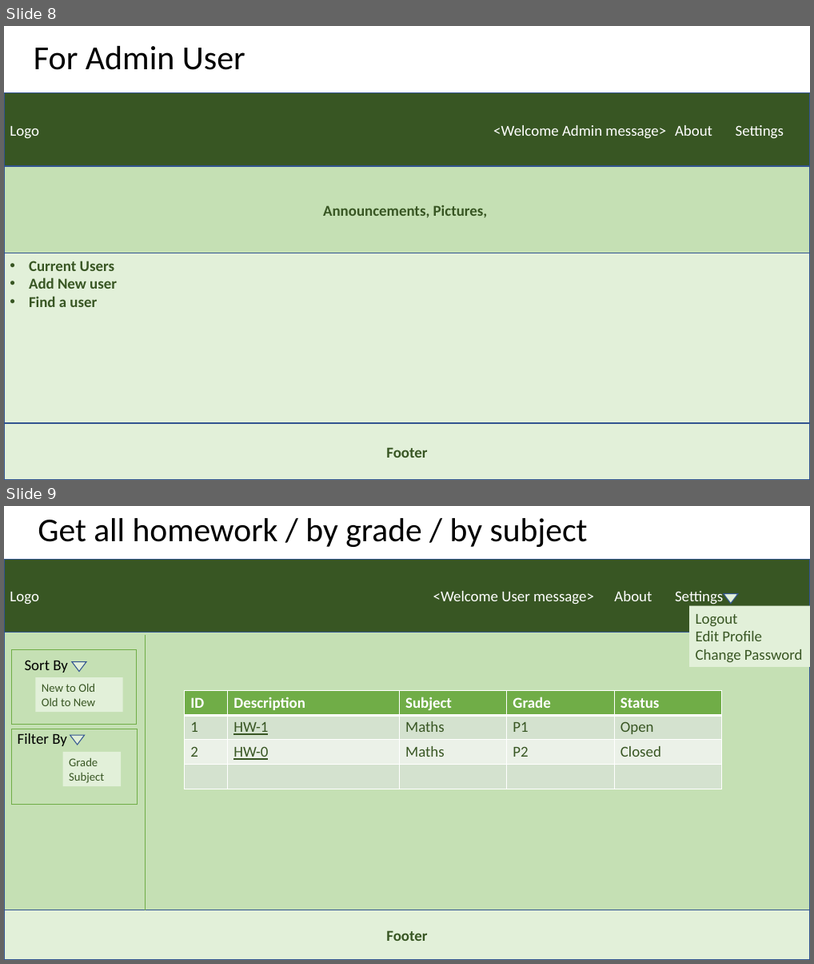
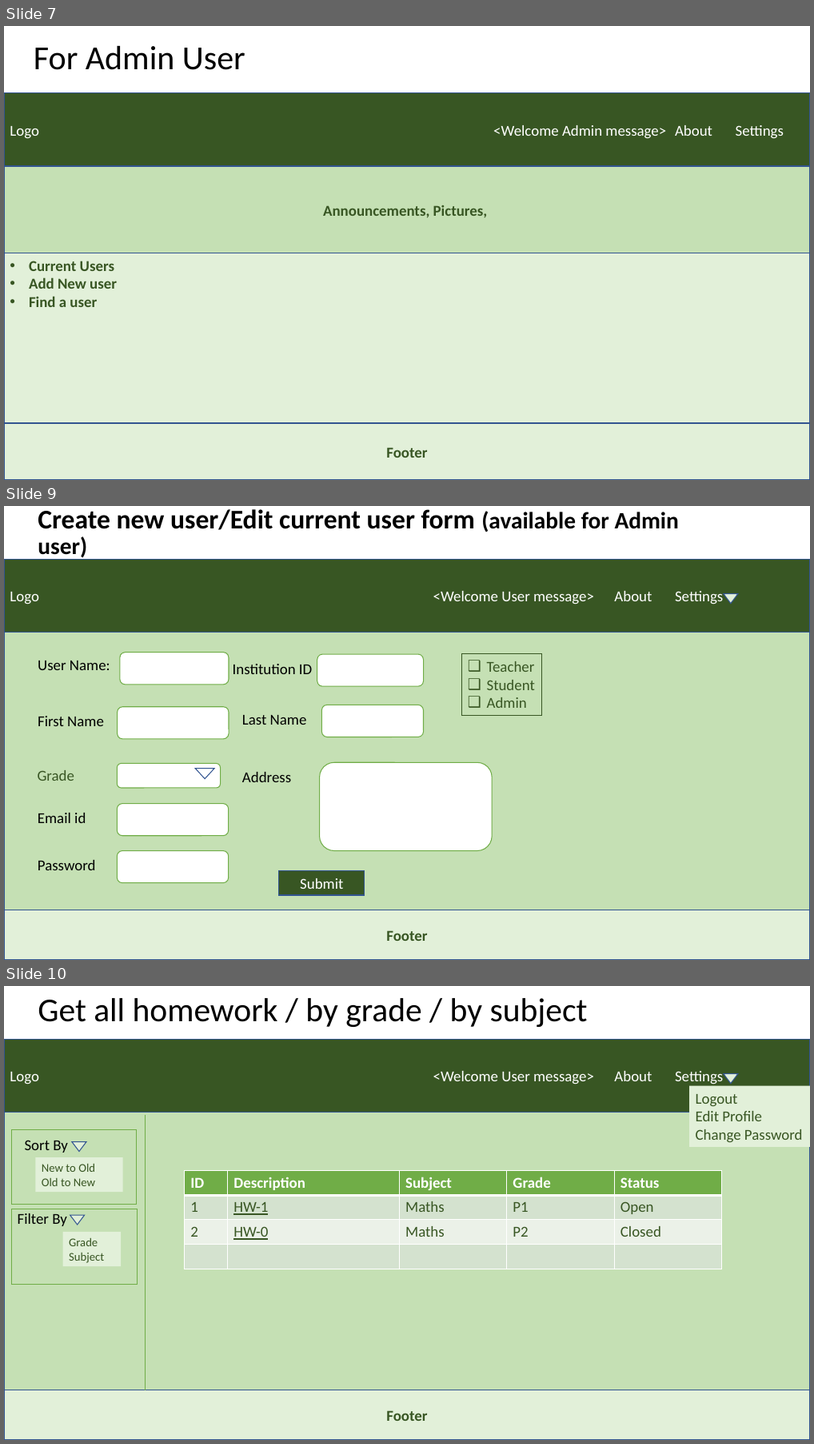
Before and after one commit to Veena-S/RA_HomeworkAssignerApp, a slide deck: Documents/HomeworkAssigner_WireFrame.pptx. Shown one above the other, each under a label of ours: slides 8 and 9 before the commit, slides 7, 9 and 10 after it; the slides between them are not shown. The pictures are 814x964 and 814x1444 pixels, drawn with LibreOffice and Linux fonts; fonts in the diff are those of the drawing. Boxes give left, top, right and bottom in pixels: in the first picture for what was removed or moved away, otherwise in the second. Text is boxed around its words. In the diff, an @@ line names an element or a change of style, - is before the commit and + after.

Commit message:
Updated ERD and Wireframe
A few columns added in the user table
In wireframe, added slides for create / edit user form

```diff
--- a/Documents/HomeworkAssigner_WireFrame.pptx
+++ b/Documents/HomeworkAssigner_WireFrame.pptx
@@ slide 9 added at bbox=[4, 506, 810, 960], background #FFFFFF @@
@@ title added at bbox=[38, 509, 679, 560], 32 pt, text #000000, bold @@
+Create new user/Edit current user form (available for Admin user)
@@ rectangle added at bbox=[4, 560, 810, 632], fill #385723, outline #325491 1 pt, 18 pt, text #FFFFFF @@
+Logo <Welcome User message> About Settings
@@ triangle added at bbox=[724, 594, 738, 604], fill #E2F0D9, outline #325491 1 pt @@
@@ rectangle added at bbox=[4, 632, 810, 910], fill #C5E0B4, outline #325491 1 pt @@
@@ text added at bbox=[38, 660, 110, 670], 18 pt, text #000000 @@
+User Name:
@@ rounded rectangle added at bbox=[120, 652, 229, 684], fill #FFFFFF, outline #70AD47 1 pt @@
@@ text added at bbox=[233, 664, 312, 674], 18 pt, text #000000 @@
+Institution ID
@@ rounded rectangle added at bbox=[318, 654, 424, 686], fill #FFFFFF, outline #70AD47 1 pt @@
@@ rectangle added at bbox=[462, 654, 542, 715], outline #385723 0.75 pt, 18 pt, text #385723 @@
+❑ Teacher
+❑ Student
+❑ Admin
@@ text added at bbox=[38, 716, 104, 726], 18 pt, text #000000 @@
+First Name
@@ rounded rectangle added at bbox=[117, 707, 229, 739], fill #FFFFFF, outline #70AD47 1 pt @@
@@ text added at bbox=[242, 715, 307, 724], 18 pt, text #000000 @@
+Last Name
@@ rounded rectangle added at bbox=[322, 705, 424, 737], fill #FFFFFF, outline #70AD47 1 pt @@
@@ rounded rectangle added at bbox=[117, 763, 221, 788], fill #FFFFFF, outline #70AD47 1 pt @@
@@ triangle added at bbox=[195, 768, 214, 778], outline #325491 1 pt @@
@@ rounded rectangle added at bbox=[320, 763, 492, 851], fill #FFFFFF, outline #70AD47 1 pt @@
@@ text added at bbox=[38, 770, 74, 780], 18 pt, text #385723 @@
+Grade
@@ text added at bbox=[242, 772, 291, 782], 18 pt, text #000000 @@
+Address
@@ text added at bbox=[38, 812, 86, 823], 18 pt, text #000000 @@
+Email id
@@ rounded rectangle added at bbox=[117, 804, 229, 836], fill #FFFFFF, outline #70AD47 1 pt @@
@@ text added at bbox=[38, 860, 96, 870], 18 pt, text #000000 @@
+Password
@@ rounded rectangle added at bbox=[117, 851, 229, 883], fill #FFFFFF, outline #70AD47 1 pt @@
@@ action button blank added at bbox=[279, 870, 365, 894], fill #385723, outline #325491 1 pt, 18 pt, text #FFFFFF @@
+Submit
@@ rectangle added at bbox=[4, 909, 810, 960], fill #E2F0D9, outline #325491 1 pt, 18 pt, text #385723, bold @@
+Footer
@@ what was slide 8 is now slide 7 @@
@@ what was slide 9 is now slide 10 @@
```
Also in this commit, not shown: 1 slide changed, 1 other slide added, 1 slide removed, 1 other file.
